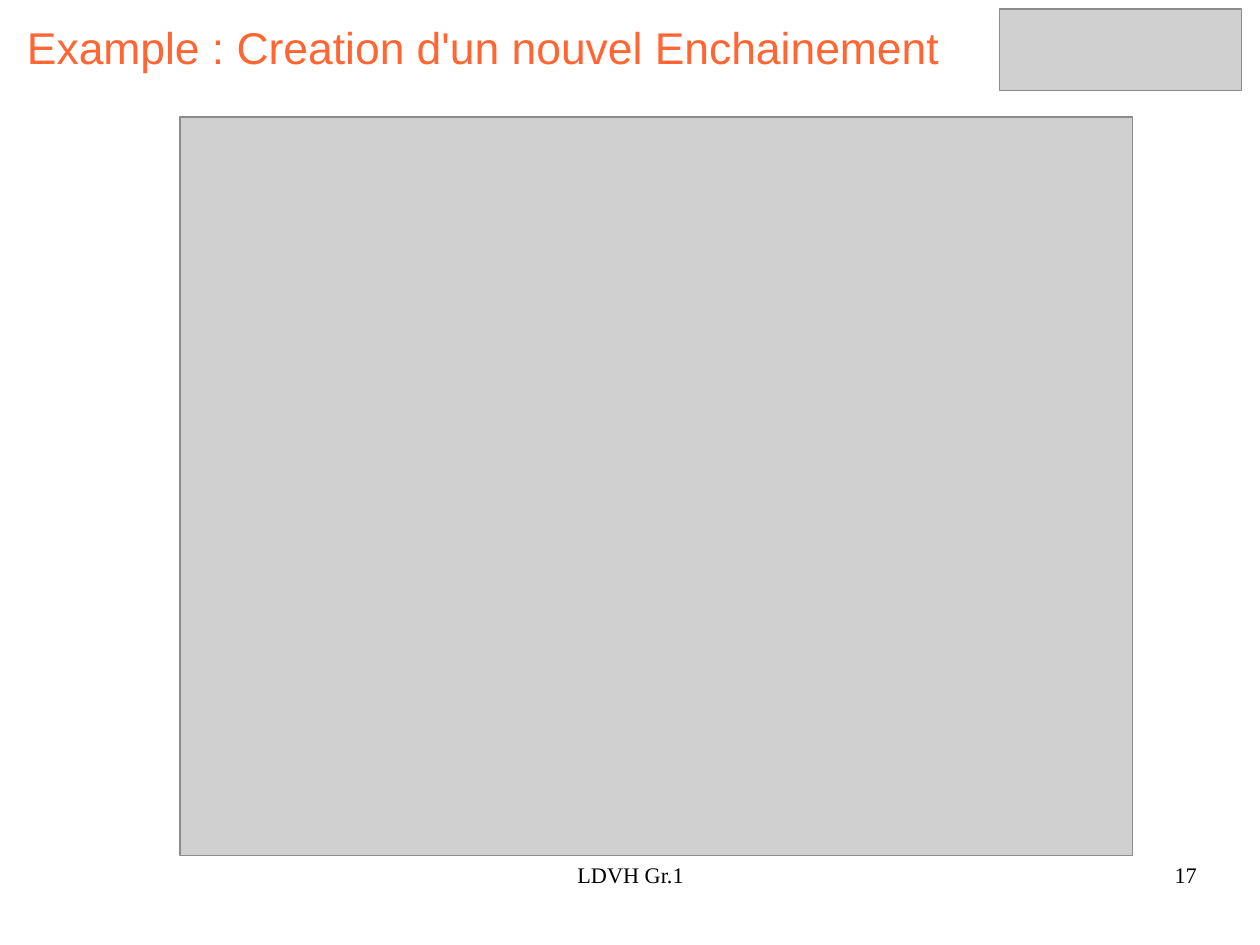
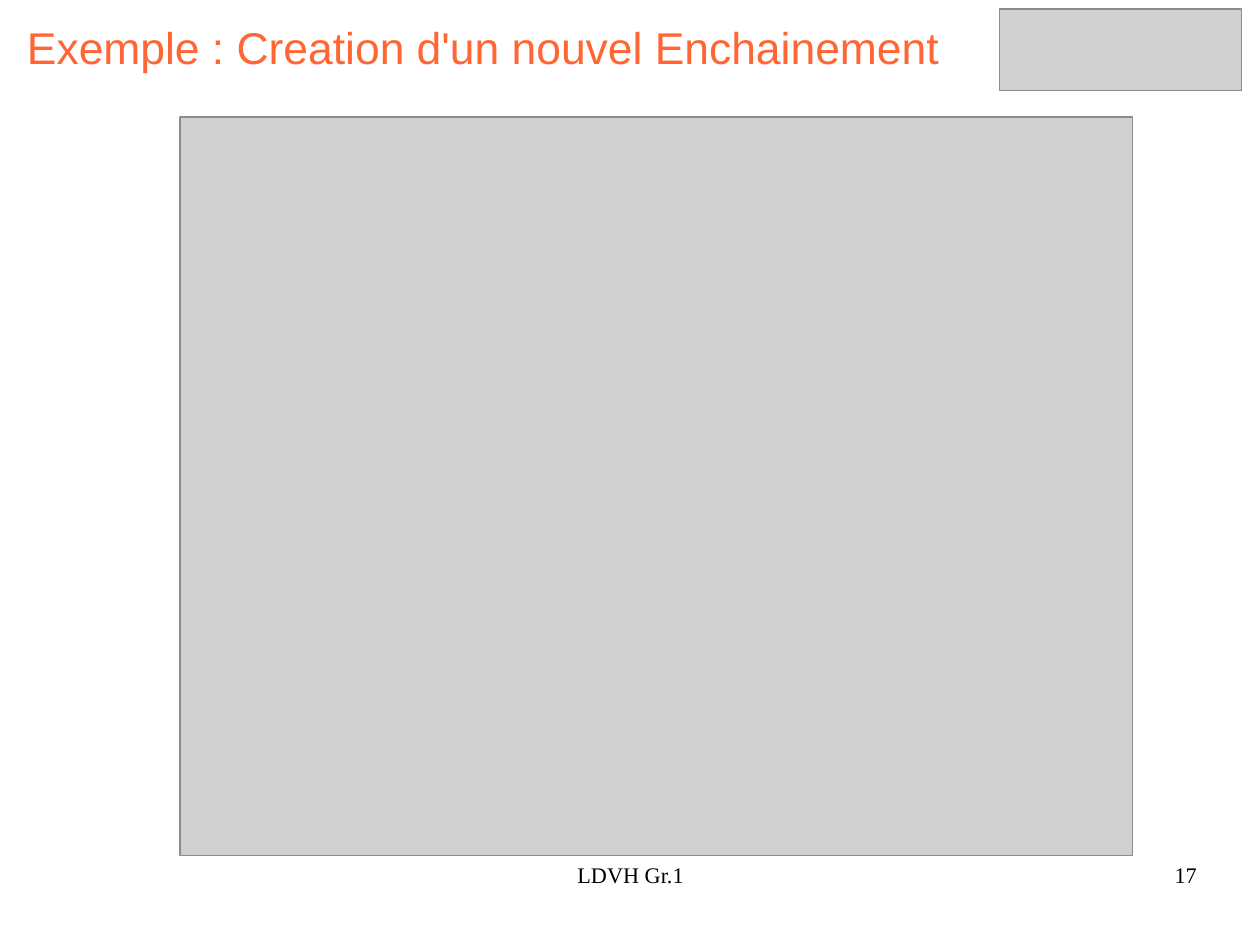
Before and after one commit to PanDav2/SBCD_IL, a slide deck: slide 17 of presentation/2015-2016.odp. Drawn at 1260x945 pixels with LibreOffice and Linux fonts; fonts in the diff are those of the drawing; grey boxes stand for pictures. Boxes give left, top, right and bottom in pixels: in the first picture for what was removed or moved away, otherwise in the second. Text is boxed around its words. In the diff, an @@ line names an element or a change of style, - is before the commit and + after.

```diff
--- a/presentation/2015-2016.odp
+++ b/presentation/2015-2016.odp
@@ title at bbox=[27, 31, 939, 74]: text changed @@
-Example : Creation d'un nouvel Enchainement
+Exemple : Creation d'un nouvel Enchainement
```
Also in this commit, not shown: 1 other file.
